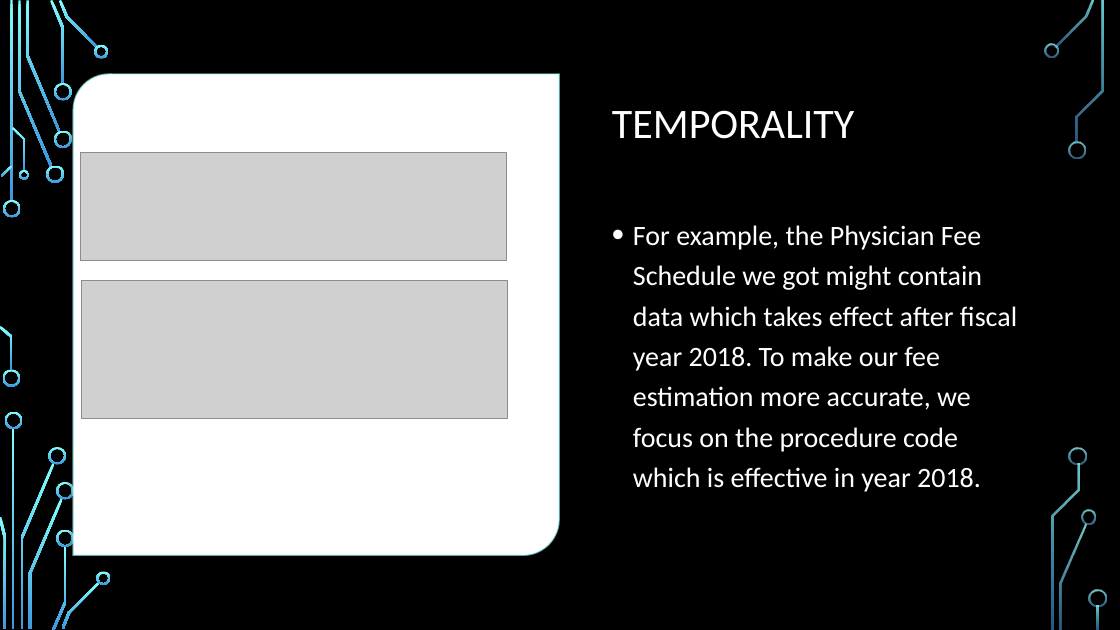
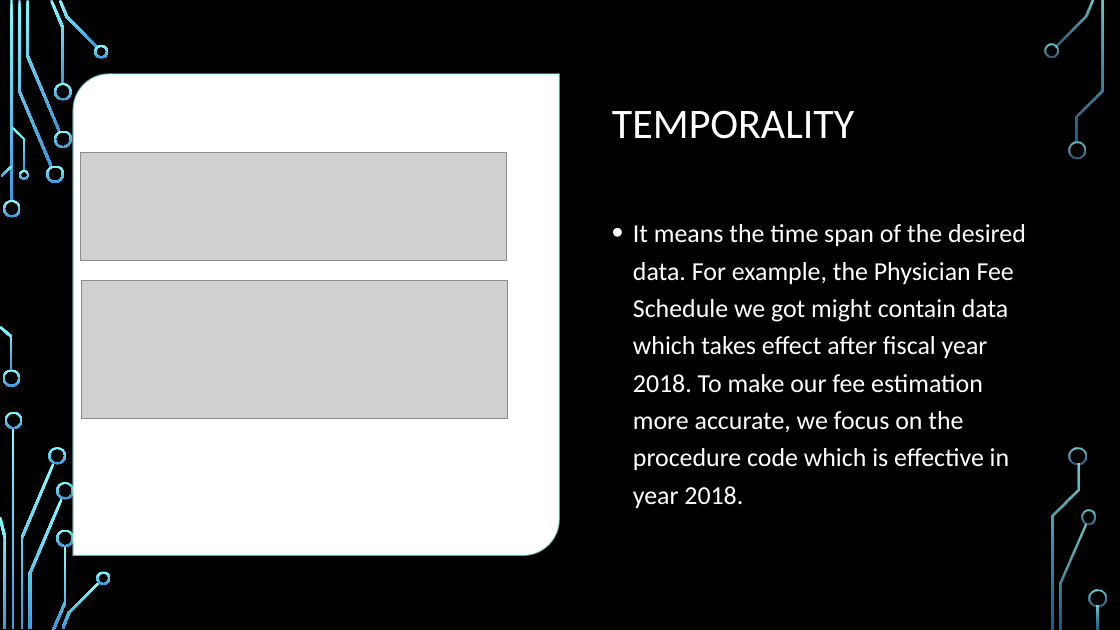
Before and after one commit to dev-hyang/data_analysis_medicaid, a slide deck: slide 15 of Presentation_v1.0.pptx. Drawn at 1120x630 pixels with LibreOffice and Linux fonts; fonts in the diff are those of the drawing; grey boxes stand for pictures; background and template pictures are left out. Boxes give left, top, right and bottom in pixels: in the first picture for what was removed or moved away, otherwise in the second. Text is boxed around its words. In the diff, an @@ line names an element or a change of style, - is before the commit and + after.

```diff
--- a/Presentation_v1.0.pptx
+++ b/Presentation_v1.0.pptx
@@ text at [633, 224, 1026, 509]: text changed; size 24 to 22.2 pt @@
-• For example, the Physician Fee Schedule we got might contain data which takes effect after fiscal year 2018. To make our fee estimation more accurate, we focus on the procedure code which is effective in year 2018.
+• It means the time span of the desired data. For example, the Physician Fee Schedule we got might contain data which takes effect after fiscal year 2018. To make our fee estimation more accurate, we focus on the procedure code which is effective in year 2018.
```
Also in this commit, not shown: 8 other slides changed, 2 other files.
